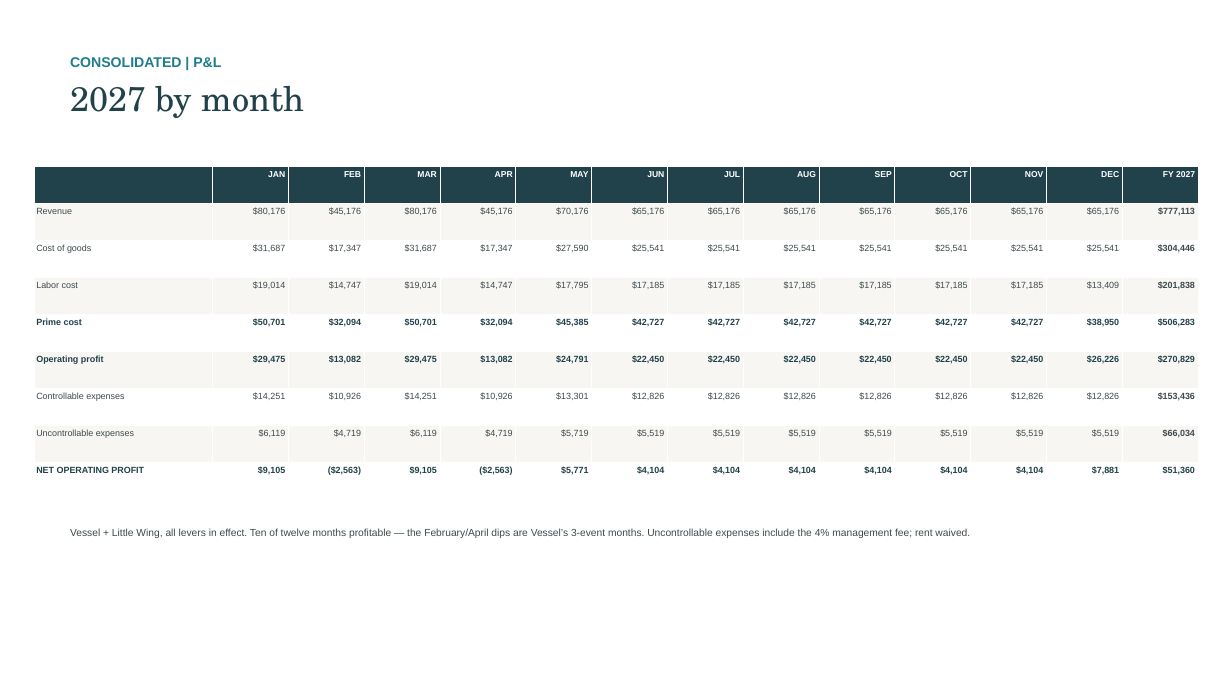
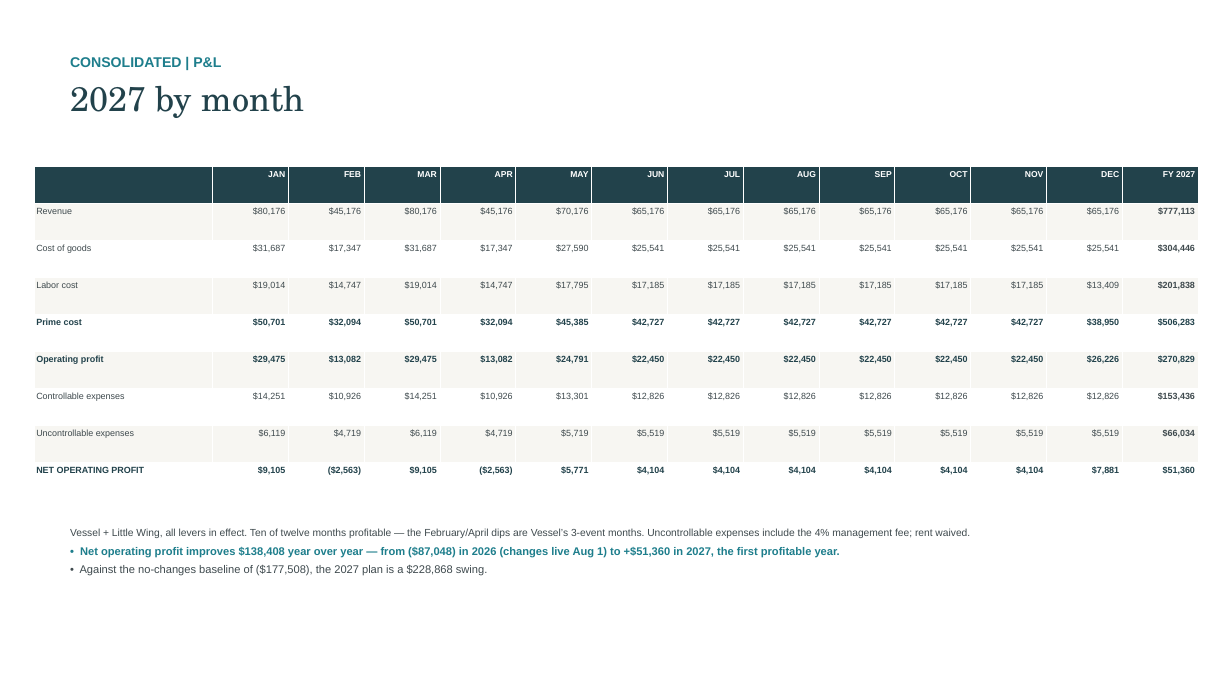
Before and after one commit to rrmethodco/lwvessel, a slide deck: slide 20 of LW_Vessel_Plan_of_Action_071026_8.pptx. Drawn at 1232x693 pixels with LibreOffice and Linux fonts; fonts in the diff are those of the drawing. Boxes give left, top, right and bottom in pixels: in the first picture for what was removed or moved away, otherwise in the second. Text is boxed around its words. In the diff, an @@ line names an element or a change of style, - is before the commit and + after.

```diff
--- a/LW_Vessel_Plan_of_Action_071026_8.pptx
+++ b/LW_Vessel_Plan_of_Action_071026_8.pptx
@@ text at [80, 547, 840, 576]: paragraphs added @@
+• Net operating profit improves $138,408 year over year — from ($87,048) in 2026 (changes live Aug 1) to +$51,360 in 2027, the first profitable year.
+• Against the no-changes baseline of ($177,508), the 2027 plan is a $228,868 swing.
```
